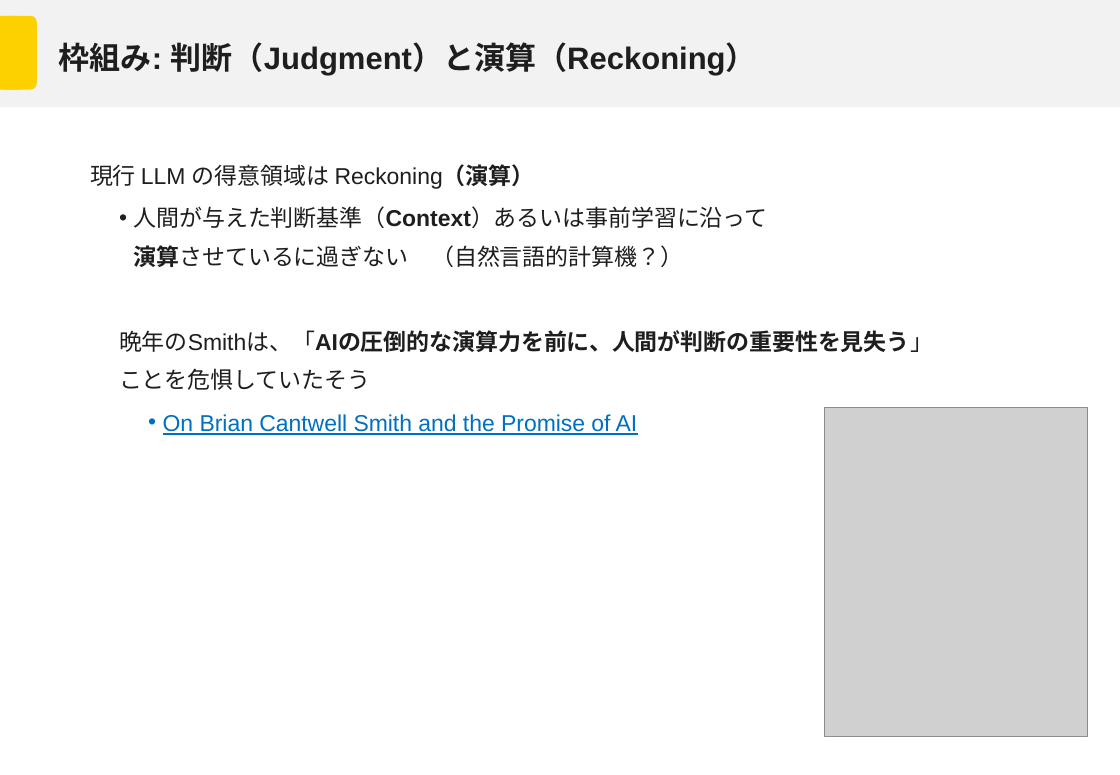
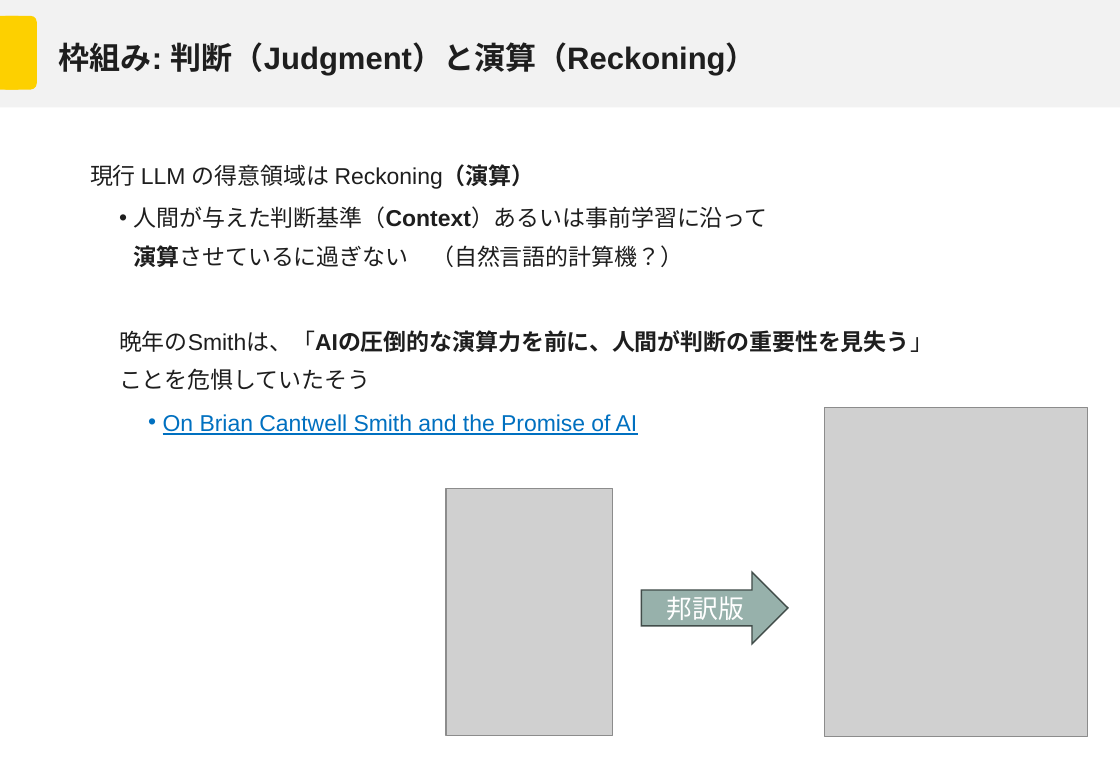
Before and after one commit to Mori-Taiki/Presentation, a slide deck: slide 34 of TechMeeting202604/techmeeting20260406.pptx (slide 35 before the commit). Drawn at 1120x775 pixels with LibreOffice and Linux fonts; fonts in the diff are those of the drawing; grey boxes stand for pictures; background and template pictures are left out. Boxes give left, top, right and bottom in pixels: in the first picture for what was removed or moved away, otherwise in the second. Text is boxed around its words. In the diff, an @@ line names an element or a change of style, - is before the commit and + after.

```diff
--- a/TechMeeting202604/techmeeting20260406.pptx
+++ b/TechMeeting202604/techmeeting20260406.pptx
@@ picture added at box(446, 489, 612, 736) @@
@@ right arrow added at box(641, 573, 788, 644), fill #97B1AB, outline #424E4B 1 pt, 18 pt, text #FFFFFF @@
+邦訳版
```
Also in this commit, not shown: 3 other slides changed, 1 slide added, 1 slide removed.
